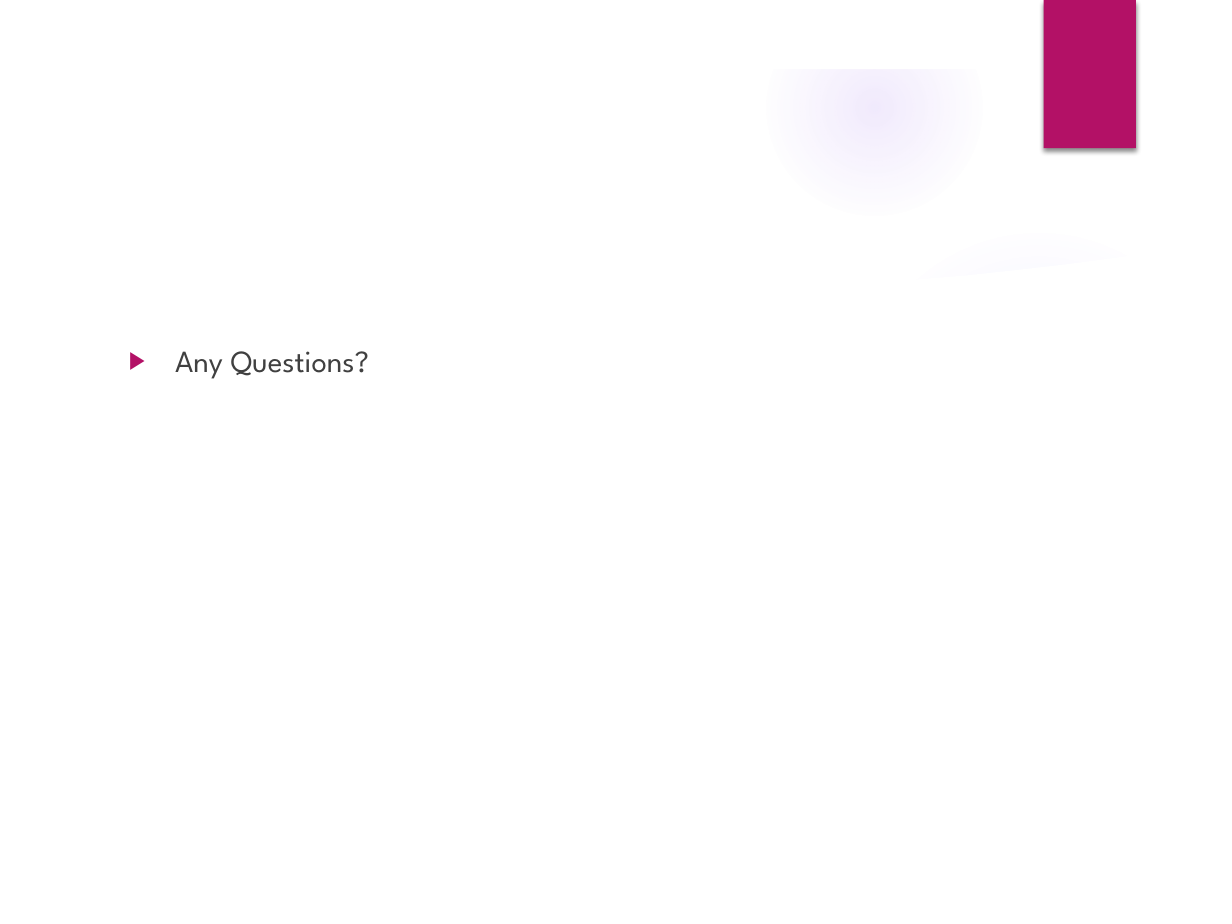
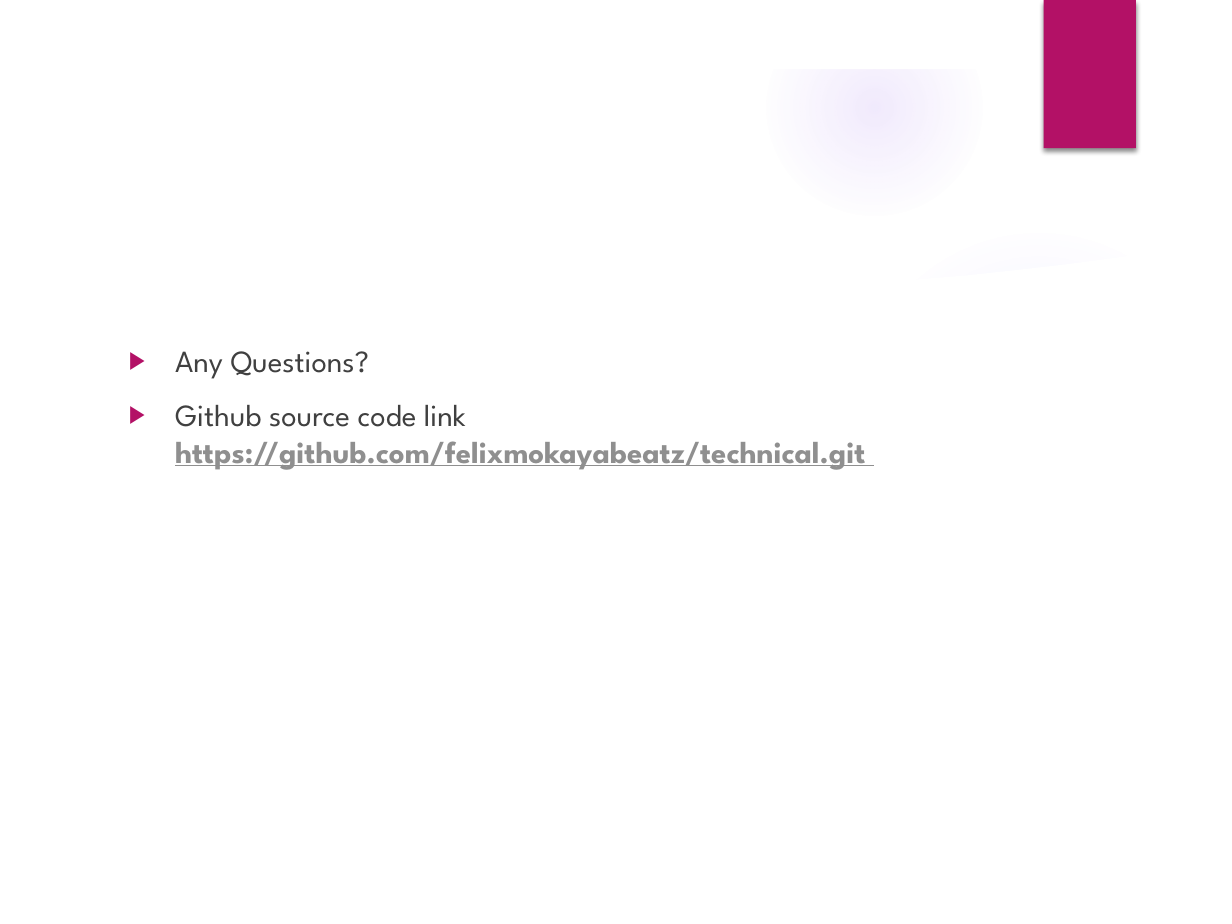
Before and after one commit to felixmokayabeatz/data_mining_techinique, a slide deck: slide 10 of Group_10_presentations.pptx. Drawn at 1232x924 pixels with LibreOffice and Linux fonts; fonts in the diff are those of the drawing; background and template pictures are left out. Boxes give left, top, right and bottom in pixels: in the first picture for what was removed or moved away, otherwise in the second. Text is boxed around its words. In the diff, an @@ line names an element or a change of style, - is before the commit and + after.

Commit message:
Updated the presentation

```diff
--- a/Group_10_presentations.pptx
+++ b/Group_10_presentations.pptx
@@ text at box(175, 405, 865, 470): paragraph added @@
+▶ Github source code link https://github.com/felixmokayabeatz/technical.git
```
